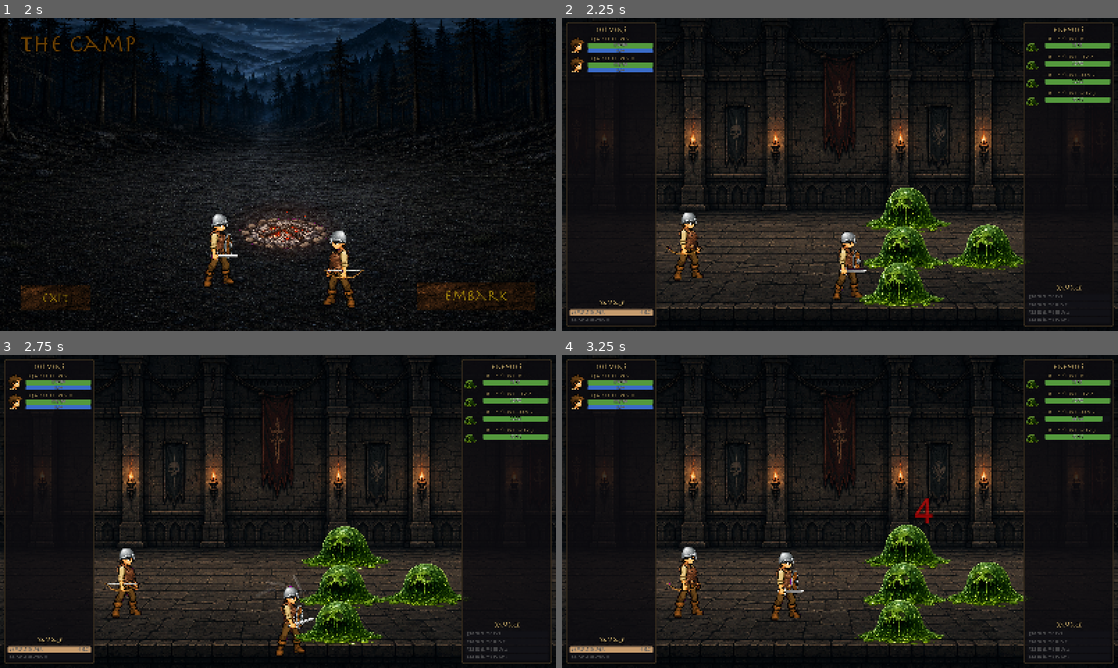
Above: before the commit, frames 1-4 (two rows, left to right).
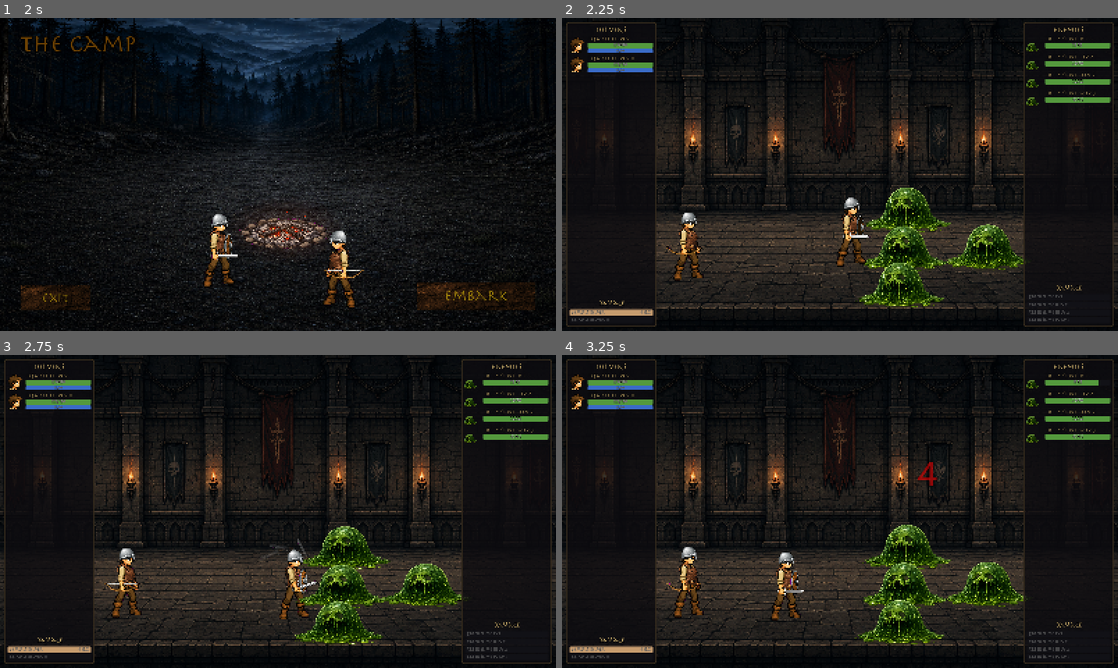
Above: after the commit, the same moments.

Repository: nexzitar/delvers
Game: Godot game, scene res://scenes/menus/menu.tscn
Same seed, same stepped clock (60 frames per second), same inputs: the game is played once before the commit and once after it. Sound files missing from this copy of the repository are replaced by a short silence.
Inputs (mouse positions are in pixels of both pictures, inside the frame that each line leads up to):
- Up to frame 1 (2 s): click "Enter" at 0.5 s; tap Enter at 1.25 s; move the mouse to (400, 158) at 1.27 s; click (400, 158) at 1.42 s
- Up to frame 2 (2.25 s): click "Embark" at 2 s
- Up to frame 3 (2.75 s): no input
- Up to frame 4 (3.25 s): drag from (728, 527) to (812, 574) at 2.77 s

Frame 1 is identical in both runs. In frame 2, 1.0% of the frame differs, in the area x 48-56%, y 57-91%; in frame 3, 1.1%, in the area x 46-58%, y 58-96%; in frame 4, 0.3%.

Commit message:
Wire arena, spatial spawns, and movement into CombatState.
Entities now spawn at arena-relative positions (front row a tile toward
the enemy, spreading across lanes), acquire the nearest living opponent,
path toward it with A* and separation steering, and only strike once
inside weapon reach. MOVE events log throttled at 0.15s with start/stop
always logged and FACE piggybacking on direction changes. The old
formation-row random targeting is gone; formation slots remain only as
2D theater placement until the 3D theater lands.

Co-Authored-By: Claude Fable 5 <noreply@anthropic.com>

Diff:
--- /dev/null
+++ b/capture/test_spatial_move.gd
@@ -0,0 +1,36 @@
+extends Node
+
+## Melee combatants spawn apart, walk toward each other, and only then
+## trade blows — with throttled MOVE events landing in the log.
+
+func _ready():
+	var delver = load("res://resources/heroes/default_delver.tres")
+	var slime = load("res://resources/enemies/green_slime.tres")
+
+	var combat = CombatState.new()
+	combat.setup_combat([delver], [slime])
+
+	var hero = combat.heroes[0]
+	var enemy = combat.enemies[0]
+	var start_dist = hero.position.distance_to(enemy.position)
+	assert(start_dist > 200.0, "spawns apart")
+
+	var steps := 0
+	while combat.combat_log.events.all(
+		func(e): return e.type != CombatEvent.EventType.DAMAGE
+	):
+		combat.update(0.1)
+		steps += 1
+		assert(steps < 600, "combat progresses")
+
+	var dist_at_first_hit = hero.position.distance_to(enemy.position)
+	assert(dist_at_first_hit < start_dist, "closed distance before striking")
+	assert(dist_at_first_hit < 80.0, "struck at melee range")
+
+	var moves = combat.combat_log.events.filter(
+		func(e): return e.type == CombatEvent.EventType.MOVE
+	)
+	assert(moves.size() >= 3, "MOVE events logged")
+
+	print("PASS spatial move")
+	get_tree().quit()
--- /dev/null
+++ b/capture/test_spatial_move.tscn
@@ -0,0 +1,6 @@
+[gd_scene load_steps=2 format=3]
+
+[ext_resource type="Script" path="res://capture/test_spatial_move.gd" id="1"]
+
+[node name="TestSpatialMove" type="Node"]
+script = ExtResource("1")
--- a/scripts/combat/combat_entity.gd
+++ b/scripts/combat/combat_entity.gd
@@ -25,6 +25,9 @@
 var move_speed: float = 120.0
 var path: PackedVector2Array = []
 var path_index: int = 0
+var path_goal: Vector2i = Vector2i(-9999, -9999)
+var moving: bool = false
+var last_logged_facing: Vector2 = Vector2.RIGHT
 var target_id: int = -1
 var threat_table: Dictionary = {}
 var in_combat: bool = false
@@ -59,6 +62,17 @@
 			return true
 	return false
 
+func is_stunned() -> bool:
+	for s in statuses:
+		if s.kind == StatusEffect.Kind.STUN and s.remaining > 0.0:
+			return true
+	return false
+
+func tick_statuses(delta):
+	for s in statuses:
+		s.remaining -= delta
+	statuses = statuses.filter(func(s): return s.remaining > 0.0)
+
 func move_speed_multiplier() -> float:
 	var m := 1.0
 	for s in statuses:
@@ -66,38 +80,56 @@
 			m = minf(m, s.magnitude)
 	return m
 
+## Per-tick loop: statuses, target, close distance, then attack when
+## in range. Stun skips everything; root skips only movement.
 func update(delta, combat_state):
+	tick_statuses(delta)
+	if is_stunned():
+		return
+
+	combat_state.validate_target(self)
+	var target = combat_state.entity_by_id(target_id)
+	if target == null:
+		return
+
+	var in_range = combat_state.in_attack_range(self, target)
+	if in_range:
+		combat_state.stop_movement(self)
+	else:
+		combat_state.tick_movement(self, target, delta)
+
+	# Timers run while closing so the strike lands on arrival, but a
+	# swing only fires (and resets the timer) in range.
 	attack_timer -= delta
-	if attack_timer <= 0:
-		perform_auto_attack(combat_state)
+	if attack_timer <= 0.0 and in_range:
+		perform_auto_attack(combat_state, target)
 		attack_timer = attack_interval
 
 	if off_weapon:
 		off_attack_timer -= delta
-		if off_attack_timer <= 0:
-			perform_off_hand_attack(combat_state)
+		if off_attack_timer <= 0.0 and in_range:
+			perform_off_hand_attack(combat_state, target)
 			off_attack_timer = off_weapon.attack_speed
 
 
-func perform_auto_attack(combat_state):
+func perform_auto_attack(combat_state, target):
 	var weapon_hit := 0
 	if main_weapon:
 		weapon_hit = main_weapon.roll_weapon_damage()
 	var damage = attack_power + weapon_hit + randi_range(
 		skills[0].base_min_damage, skills[0].base_max_damage)
-	_strike(combat_state, skills[0], damage)
+	_strike(combat_state, skills[0], target, damage)
 
-func perform_off_hand_attack(combat_state):
+func perform_off_hand_attack(combat_state, target):
 	var weapon_hit := 0
 	if off_weapon:
 		weapon_hit = off_weapon.roll_weapon_damage()
 	var raw = base_attack_power + weapon_hit + randi_range(
 		skills[0].base_min_damage, skills[0].base_max_damage)
 	var damage = maxi(1, floori(OFF_HAND_FACTOR * raw))
-	_strike(combat_state, skills[0], damage, true)
+	_strike(combat_state, skills[0], target, damage, true)
 
-func _strike(combat_state, skill, damage, off_hand := false):
-	var target = combat_state.get_target_for(self, skill)
+func _strike(combat_state, skill, target, damage, off_hand := false):
 	if target == null:
 		return
 
--- a/scripts/combat/combat_state.gd
+++ b/scripts/combat/combat_state.gd
@@ -1,13 +1,23 @@
 class_name CombatState
+
+const MOVE_LOG_INTERVAL := 0.15
+const SEPARATION_RADIUS := 24.0
 
 var heroes: Array[CombatEntity] = []
 var enemies: Array[CombatEntity] = []
+var entities_by_id := {}
+
+var arena: BattleArena
+var grid: BattleGrid
+var pathfinder: GridPathfinder
 
 var combat_time: float = 0.0
 
 var combat_log := CombatLog.new()
 
 var combat_over: bool = false
+
+var _move_log_time := {}
 
 func update(delta: float):
 	combat_time += delta
@@ -26,38 +36,107 @@
 	)
 
 
-func get_target_for(attacker, skill):
-
-	var possible_targets
-
-	if attacker.team == CombatEntity.Team.HERO:
-		possible_targets = enemies
-	else:
-		possible_targets = heroes
-
-	var living = possible_targets.filter(
-		func(target): return target.alive
+func entity_by_id(id):
+	return entities_by_id.get(id)
+
+func opponents_of(entity) -> Array[CombatEntity]:
+	return enemies if entity.team == CombatEntity.Team.HERO else heroes
+
+## Keeps the current target while it lives; otherwise picks the nearest
+## living opponent. (Threat-based enemy targeting lands in Task 10.)
+func validate_target(entity):
+	var current = entity_by_id(entity.target_id)
+	if current and current.alive:
+		return
+	entity.target_id = _nearest_opponent_id(entity)
+
+func _nearest_opponent_id(entity) -> int:
+	var best_id := -1
+	var best := INF
+	for other in opponents_of(entity):
+		if not other.alive:
+			continue
+		var d = entity.position.distance_squared_to(other.position)
+		if d < best:
+			best = d
+			best_id = other.entity_id
+	return best_id
+
+## Task 8 gate: melee reach only. Task 9 folds in skill range and LoS.
+func in_attack_range(attacker, target) -> bool:
+	return attacker.position.distance_to(target.position) <= attacker.weapon_reach
+
+# --- Movement ---------------------------------------------------------
+
+func stop_movement(entity):
+	entity.path = PackedVector2Array()
+	entity.path_index = 0
+	if entity.moving:
+		entity.moving = false
+		_log_move(entity, true)
+
+func tick_movement(entity, target, delta):
+	if entity.is_rooted():
+		return
+
+	# Re-path only when the target has moved to a different tile.
+	var goal = grid.world_to_tile(target.position)
+	if entity.path.is_empty() or entity.path_goal != goal:
+		entity.path = pathfinder.find_path(
+			grid.world_to_tile(entity.position), goal
+		)
+		entity.path_index = 0
+		entity.path_goal = goal
+	if entity.path.is_empty():
+		return
+
+	var before = entity.position
+	var budget = entity.move_speed * entity.move_speed_multiplier() * delta
+	while budget > 0.0 and entity.path_index < entity.path.size():
+		var waypoint = entity.path[entity.path_index]
+		var dist = entity.position.distance_to(waypoint)
+		if dist <= budget:
+			entity.position = waypoint
+			entity.path_index += 1
+			budget -= dist
+		else:
+			entity.position += (waypoint - entity.position) / dist * budget
+			budget = 0.0
+
+	# Soft collision: paths may overlap, bodies should not stack.
+	entity.position += Separation.compute_offset(
+		entity.position, _other_positions(entity), SEPARATION_RADIUS, 1.0
 	)
 
-	if living.is_empty():
-		return null
-
-	# Melee attacks have to go through the front row while it stands.
-	# Ranged attacks can pick a target from either row.
-	if skill.delivery_type == SkillDefinition.DeliveryType.MELEE:
-
-		var front_row = living.filter(
-			func(target):
-				return (
-					Formation.row_of(target.formation_slot)
-					== Formation.Row.FRONT
-				)
-		)
-
-		if not front_row.is_empty():
-			return front_row.pick_random()
-
-	return living.pick_random()
+	var moved = entity.position - before
+	if moved.length_squared() > 0.01:
+		entity.facing = moved.normalized()
+		var started = not entity.moving
+		entity.moving = true
+		_log_move(entity, started)
+
+func _other_positions(entity) -> Array:
+	var out := []
+	for other in heroes + enemies:
+		if other != entity and other.alive:
+			out.append(other.position)
+	return out
+
+## MOVE events are throttled; start/stop always log. FACE piggybacks
+## when the direction changed appreciably since the last log.
+func _log_move(entity, force := false):
+	var last = _move_log_time.get(entity.entity_id, -INF)
+	if not force and combat_time - last < MOVE_LOG_INTERVAL:
+		return
+	_move_log_time[entity.entity_id] = combat_time
+	combat_log.add_event(
+		CombatEvent.create_move(entity.entity_id, combat_time, entity.position)
+	)
+	if entity.facing.dot(entity.last_logged_facing) < 0.9:
+		entity.last_logged_facing = entity.facing
+		combat_log.add_event(
+			CombatEvent.create_face(entity.entity_id, combat_time, entity.facing)
+		)
 
 func check_victory():
 
@@ -108,7 +187,21 @@
 
 	return base_name + NUMERALS[min(count, NUMERALS.size() - 1)]
 
-func setup_combat(hero_templates, enemy_templates):
+## Places a unit near its side's spawn center: front-row units one tile
+## toward the enemy, back-row one tile away, spreading across lanes.
+## forward is +1 for heroes (enemies lie east), -1 for enemies.
+func _spawn_position(center: Vector2i, index: int, preferred_row, forward: int) -> Vector2:
+	var depth = 1 if preferred_row == Formation.Row.FRONT else -1
+	var lane = (index % 3) - 1
+	var rank = index / 3
+	var cell = center + Vector2i(forward * (depth - rank), lane)
+	return grid.tile_to_world(cell)
+
+func setup_combat(hero_templates, enemy_templates, battle_arena: BattleArena = null):
+
+	arena = battle_arena if battle_arena else load("res://resources/arenas/open_arena.tres")
+	grid = BattleGrid.new(arena)
+	pathfinder = GridPathfinder.new(grid)
 
 	var next_entity_id = 1
 	var used_names = {}
@@ -171,7 +264,14 @@
 
 		hero.skills = hero_template.starting_skills.duplicate()
 
+		hero.position = _spawn_position(
+			arena.hero_spawn_center, heroes.size(),
+			hero_template.preferred_row, 1
+		)
+		hero.facing = Vector2.RIGHT
+
 		heroes.append(hero)
+		entities_by_id[hero.entity_id] = hero
 		combat_log.add_event(CombatEvent.create_spawn(hero))
 
 	for enemy_template in enemy_templates:
@@ -209,7 +309,14 @@
 
 		enemy.skills = enemy_template.skills.duplicate()
 
+		enemy.position = _spawn_position(
+			arena.enemy_spawn_center, enemies.size(),
+			enemy_template.preferred_row, -1
+		)
+		enemy.facing = Vector2.LEFT
+
 		enemies.append(enemy)
+		entities_by_id[enemy.entity_id] = enemy
 		combat_log.add_event(CombatEvent.create_spawn(enemy))
 
 func build_result() -> CombatResult:
